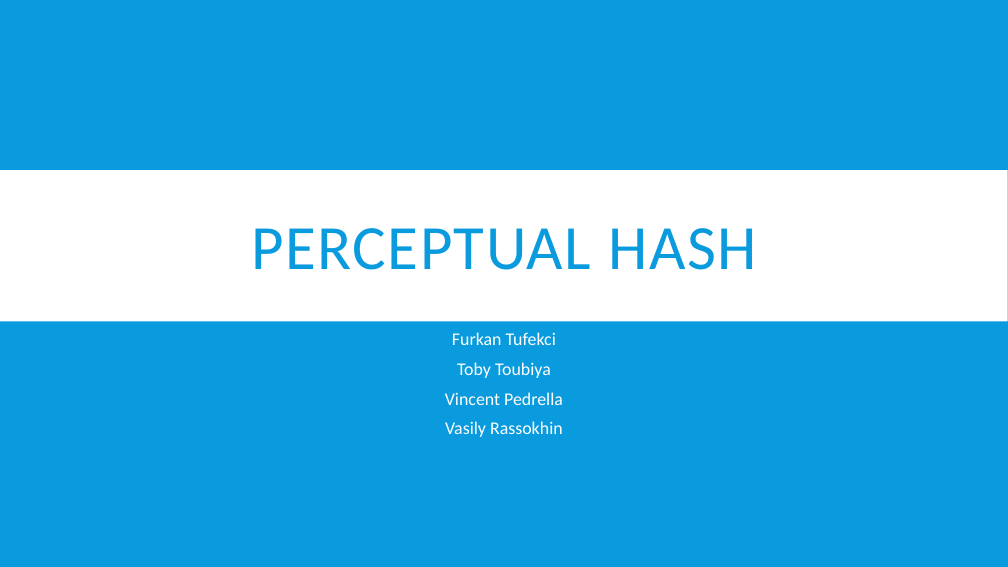
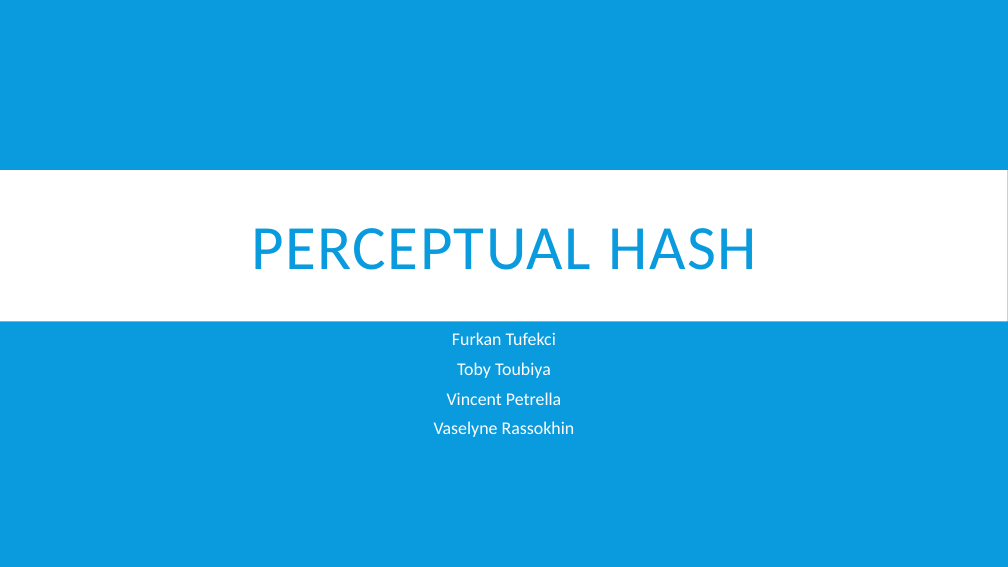
Before and after one commit to euwen/perceptual-image-hash, a slide deck: slide 1 of results/presentation_draft.pptx. Drawn at 1008x567 pixels with LibreOffice and Linux fonts; fonts in the diff are those of the drawing. Boxes give left, top, right and bottom in pixels: in the first picture for what was removed or moved away, otherwise in the second. Text is boxed around its words. In the diff, an @@ line names an element or a change of style, - is before the commit and + after.

```diff
--- a/results/presentation_draft.pptx
+++ b/results/presentation_draft.pptx
@@ subtitle at <box>434,392,575,437</box>: text changed @@
-Vincent Pedrella
-Vasily Rassokhin
+Vincent Petrella
+Vaselyne Rassokhin
```
Also in this commit, not shown: 5 other slides changed.
